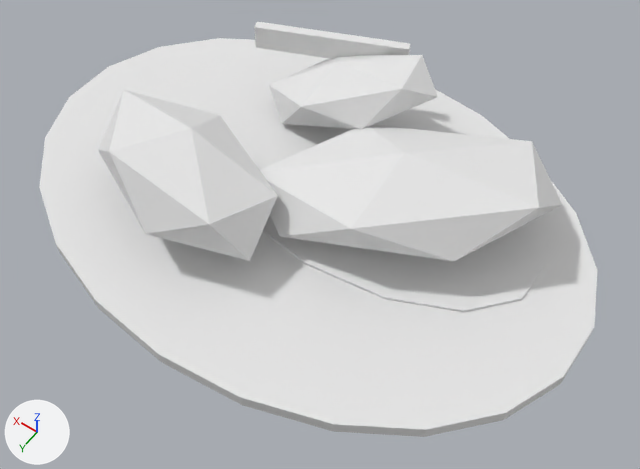
Two versions of the FBX model SourceAssets/Exports/Props/Giants/BloodAxe/CaveApproachMarkers/SM_GIA_BloodAxeCollapsedCaveRemnantCairn_A01/SM_GIA_BloodAxeCollapsedCaveRemnantCairn_A01_LOD1.fbx, one commit apart.
Before and after are seen from a camera (50 mm lens) standing at (-175.0, 232.0, 350.0) and looking at (-21.0, 16.0, 10.0). The lights are fixed; the arrows at lower left show +X, +Y and +Z. The picture after the commit comes second.

In view in the first picture: 'LOD1_CollapsedCaveRemnant_AshMudBase', 'LOD1_CollapsedCaveRemnant_BloodAxeCloth_CollapsedStrip', 'LOD1_CollapsedCaveRemnant_MudScuff', 'LOD1_CollapsedCaveRemnant_Stone_BrokenCapOnGround', 'LOD1_CollapsedCaveRemnant_Stone_FallenBaseSlab', 'LOD1_CollapsedCaveRemnant_Stone_RolledSideMass'.
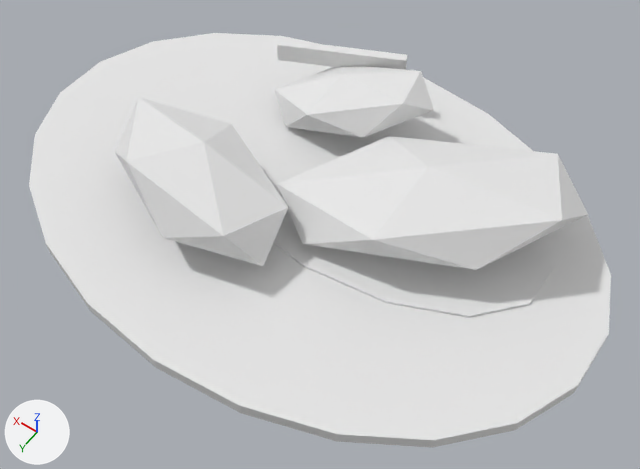
Pixel boxes [x1, y1, x2, y2] of what changed, in the pictures (640 x 469 px):
```json
{"object": "LOD1_CollapsedCaveRemnant_AshMudBase", "change": "rescaled", "before": [39, 38, 597, 437], "after": [29, 33, 611, 448]}
{"object": "LOD1_CollapsedCaveRemnant_Stone_FallenBaseSlab", "change": "reshaped, moved", "before": [260, 125, 562, 261], "after": [278, 136, 588, 270]}
{"object": "LOD1_CollapsedCaveRemnant_Stone_RolledSideMass", "change": "moved", "before": [98, 90, 278, 261], "after": [115, 97, 288, 266]}
{"object": "LOD1_CollapsedCaveRemnant_Stone_BrokenCapOnGround", "change": "reshaped, moved", "before": [269, 55, 438, 129], "after": [275, 66, 434, 138]}
{"object": "LOD1_CollapsedCaveRemnant_BloodAxeCloth_CollapsedStrip", "change": "deleted", "before": [254, 22, 410, 59]}
{"object": "LOD1_CollapsedCaveRemnant_BloodAxeCloth_OldBuriedStrip", "change": "added", "after": [277, 39, 407, 70]}
```

Scene script edits in JSON lines:
```json
{"block": "me_icosphere_062", "where": "# used by ob_lod1_collapsedcaveremnant_stone_fallenbaseslab; location = (-47.2, -18.2, 30.0)"}
{"op": "remove", "block": "me_icosphere_062", "code": "me_icosphere_062.from_pydata(...)  # 12 vertices, 20 faces; spans x -64.7..64.7, y -51.3..51.3, z -21.0..21.0"}
{"op": "add", "block": "me_icosphere_062", "code": "me_icosphere_062.from_pydata(...)  # 12 vertices, 20 faces; spans x -65.7..65.7, y -48.7..48.7, z -20.1..20.1"}
{"block": "me_icosphere_062", "change": "me_icosphere_062 part 2: 12 of 12 vertices moved; they spanned x -64.7..64.7, y -51.3..51.3, z -21.0..21.0 and now span x -65.7..65.7, y -48.7..48.7, z -20.1..20.1; mean shift (0.0, 0.0, 0.0)"}
{"block": "me_icosphere_064", "where": "# used by ob_lod1_collapsedcaveremnant_stone_brokencaponground; location = (12.1, -56.7, 32.0)"}
{"op": "remove", "block": "me_icosphere_064", "code": "me_icosphere_064.from_pydata(...)  # 12 vertices, 20 faces; spans x -45.6..45.6, y -27.0..27.0, z -24.2..24.2"}
{"op": "add", "block": "me_icosphere_064", "code": "me_icosphere_064.from_pydata(...)  # 12 vertices, 20 faces; spans x -43.1..43.1, y -25.4..25.4, z -20.0..20.0"}
{"block": "me_icosphere_064", "change": "me_icosphere_064 part 3: 12 of 12 vertices moved; they spanned x -45.6..45.6, y -27.0..27.0, z -24.2..24.2 and now span x -43.1..43.1, y -25.4..25.4, z -20.0..20.0; mean shift (0.0, 0.0, 0.0)"}
{"block": "me_cylinder_032", "where": "# used by ob_lod1_collapsedcaveremnant_ashmudbase; location = (0.0, 0.0, 3.0)"}
{"op": "remove", "block": "me_cylinder_032", "code": "me_cylinder_032.from_pydata(...)  # 44 vertices, 24 faces; spans x -152.0..152.0, y -110.0..110.0, z -4.0..4.0"}
{"op": "add", "block": "me_cylinder_032", "code": "me_cylinder_032.from_pydata(...)  # 44 vertices, 24 faces; spans x -158.0..158.0, y -114.0..114.0, z -4.0..4.0"}
{"block": "me_cylinder_032", "change": "me_cylinder_032 part 1: the whole mesh is scaled about its middle by (1.04, 1.03, 1)"}
{"op": "add", "block": "me_cube_043", "code": ["me_cube_043 = bpy.data.meshes.new('Cube.043')", "me_cube_043.from_pydata([(-30.2, -16.7, -5.1), (-30.1, -17.0, 4.9), (-32.3, -12.1, -4.9), (-32.2, -12.4, 5.1), (32.2, 12.4, -5.1), (32.3, 12.1, 4.9), (30.1, 17.0, -4.9), (30.2, 16.7, 5.1)], [], [(0, 1, 3, 2), (2, 3, 7, 6), (6, 7, 5, 4), (4, 5, 1, 0), (2, 6, 4, 0), (7, 3, 1, 5)])", "me_cube_043.materials.append(mat_m_gia_bloodaxecairnvariants_vertexcolor_a01)  # white #e7e7e7"]}
{"op": "set", "path": "ob_lod1_collapsedcaveremnant_stone_fallenbaseslab.location", "old": "(-47.2, -18.2, 30.0)", "new": "(-59.0, -20.7, 28.0)"}
{"op": "set", "path": "ob_lod1_collapsedcaveremnant_stone_brokencaponground.location", "old": "(12.1, -56.7, 32.0)", "new": "(9.7, -55.2, 28.0)"}
{"op": "remove", "block": "ob_lod1_collapsedcaveremnant_bloodaxecloth_collapsedstrip", "code": ["ob_lod1_collapsedcaveremnant_bloodaxecloth_collapsedstrip = bpy.data.objects.new('LOD1_CollapsedCaveRemnant_BloodAxeCloth_CollapsedStrip', me_cube_041)", "ob_lod1_collapsedcaveremnant_bloodaxecloth_collapsedstrip.location = (33.4, -70.6, 42.0)"]}
{"op": "set", "path": "ob_lod1_collapsedcaveremnant_stone_rolledsidemass.location", "old": "(43.1, 37.8, 34.0)", "new": "(37.6, 34.6, 30.0)"}
{"op": "add", "block": "ob_lod1_collapsedcaveremnant_bloodaxecloth_oldburiedstrip", "code": ["ob_lod1_collapsedcaveremnant_bloodaxecloth_oldburiedstrip = bpy.data.objects.new('LOD1_CollapsedCaveRemnant_BloodAxeCloth_OldBuriedStrip', me_cube_043)", "ob_lod1_collapsedcaveremnant_bloodaxecloth_oldburiedstrip.location = (27.5, -71.8, 36.0)"]}
```
